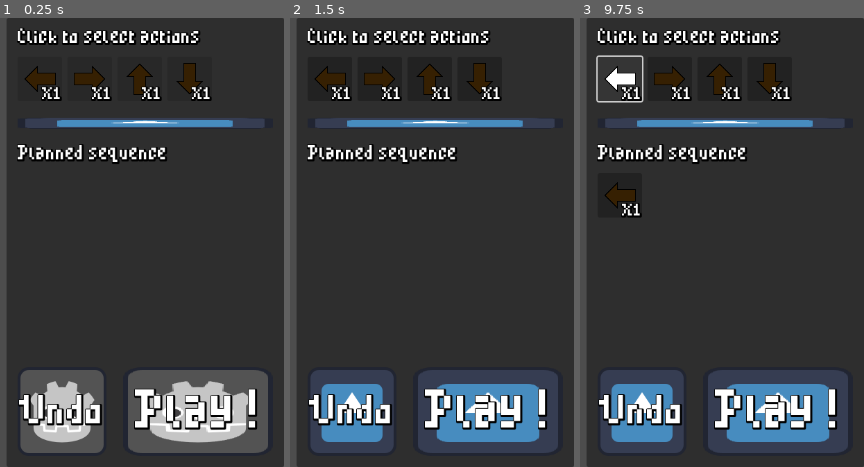
Above: before the commit, frames 1-3 (left to right).
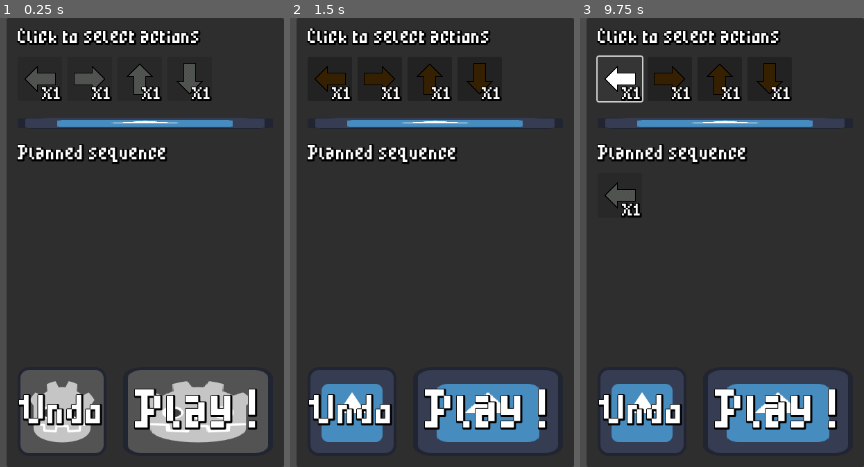
Above: after the commit, the same moments.

Repository: chrismeunier/EpicGameJam11
Game: Godot game, scene res://interface/controls.tscn
Two runs of this game, one before a commit and one after it. Both use one fixed random seed, a clock stepped at 60 frames per second and the inputs below. This scene is started directly instead of the project's main scene. The engine's default icon, where the game draws it, is replaced by a stand-in: a white triangle on a blue panel in a dark square.
Inputs (mouse positions are in pixels of both pictures, inside the frame that each line leads up to):
- Up to frame 1 (0.25 s): no input
- Up to frame 2 (1.5 s): tap Enter at 0.5, 1.25 s; move the mouse to (349, 220) at 0.52 s; hold D (Right) 0.53-1.28 s; hold Shift 0.53-1.28 s; move the mouse to (outside the picture) at 1.27 s; hold S (Down) from 1.28 s (still down); tap 2 at 1.35 s
- Up to frame 3 (9.75 s): release S (Down) at 2 s; click "Play !" at 2 s; tap Enter every 0.75 s from 2.75 to 5 s; move the mouse to (outside the picture) at 2.77 s; hold D (Right) 2.78-3.53 s; tap 3 at 2.85, 6.6 s; move the mouse to (outside the picture) at 3.52 s; hold W (Up) 3.53-4.28 s; tap 1 at 3.6, 7.35 s; move the mouse to (704, 309) at 4.27 s; hold Shift 4.28-5.03 s; hold A (Left) 4.28-5.75 s; move the mouse to (outside the picture) at 5.02 s; tap 2 at 5.1, 8.85 s; click "Play !" at 5.75 s; move the mouse to (outside the picture) at 6.52 s; hold S (Down) 6.53-7.28 s; move the mouse to (outside the picture) at 7.27 s; hold D (Right) 7.28-8.03 s; move the mouse to (639, 220) at 8.02 s; hold W (Up) 8.03-8.78 s; hold Shift 8.03-8.78 s; move the mouse to (outside the picture) at 8.77 s; hold D (Right) 8.78-9.5 s; click "X1" at 9.5 s

The runs differ from the first frame. In frame 1, 1.0% of the frame differs, in the area x 9-71%, y 10-17%; in frame 2, nothing differs; in frame 3, 0.3%.

Commit message:
Command and arrow buttons ok

Diff:
--- a/Visuels/animated_arrow.gd
+++ b/Visuels/animated_arrow.gd
@@ -1,6 +1,7 @@
 extends AnimatedSprite2D
 class_name Arrow
 
+var disabled := true
 # Called when the node enters the scene tree for the first time.
 func _ready() -> void:
 	play("inactive")
@@ -28,14 +29,18 @@
 	play("click")
 
 func hover_in():
-	play("hover")
+	if not disabled:
+		play("hover")
 func hover_out():
-	play_backwards("hover")
+	if not disabled:
+		play_backwards("hover")
 
 func disable():
+	disabled = true
 	if is_playing():
 		stop()
 	play("disabled")
 
 func inactive():
+	disabled = false
 	play("inactive")
--- a/interface/command_item.gd
+++ b/interface/command_item.gd
@@ -9,8 +9,19 @@
 
 @export var label_x_value := 1
 
+var custom_disabled: bool:
+	get:
+		return disabled
+	set(value):
+		disabled = value
+		if disabled:
+			arrow.disable()
+		else:
+			arrow.inactive()
+
 # Called when the node enters the scene tree for the first time.
 func _ready() -> void:
+	disable()
 	arrow.set_direction(id)
 	id_label.text = str(id)
 	if label_x_value < 1:
@@ -20,6 +31,10 @@
 	label_x_value = label_x_value + 1
 	label.text = "X" + str(label_x_value)
 
+func disable():
+	custom_disabled = true
+func enable():
+	custom_disabled = false
 
 func _on_pressed() -> void:
 	arrow.click()
--- a/interface/command_select.gd
+++ b/interface/command_select.gd
@@ -21,12 +21,12 @@
 	add_command_to_sequence.emit(id)
 
 func get_sequence():
-	return h_box_container.get_children() # as Array[CommandItem]
+	return h_box_container.get_children()
 
 func disable_sequence():
 	for item in get_sequence():
-		item.disabled = true
+		item.custom_disabled = true
 
 func enable_sequence():
 	for item in get_sequence():
-		item.disabled = false
+		item.custom_disabled = false
--- a/interface/command_sequence.gd
+++ b/interface/command_sequence.gd
@@ -8,7 +8,6 @@
 var cmd_list = []
 
 func _ready() -> void:
-	#clear_sequence() # clean the default view
 	for item in get_sequence():
 		item.mouse_filter = MOUSE_FILTER_IGNORE
 		item.toggle_mode = true
@@ -25,11 +24,11 @@
 
 func disable_sequence():
 	for item in get_sequence():
-		item.disabled = true
+		item.custom_disabled = true
 
 func enable_sequence():
 	for item in get_sequence():
-		item.disabled = false
+		item.custom_disabled = false
 
 func clear_sequence():
 	cmd_list = []
